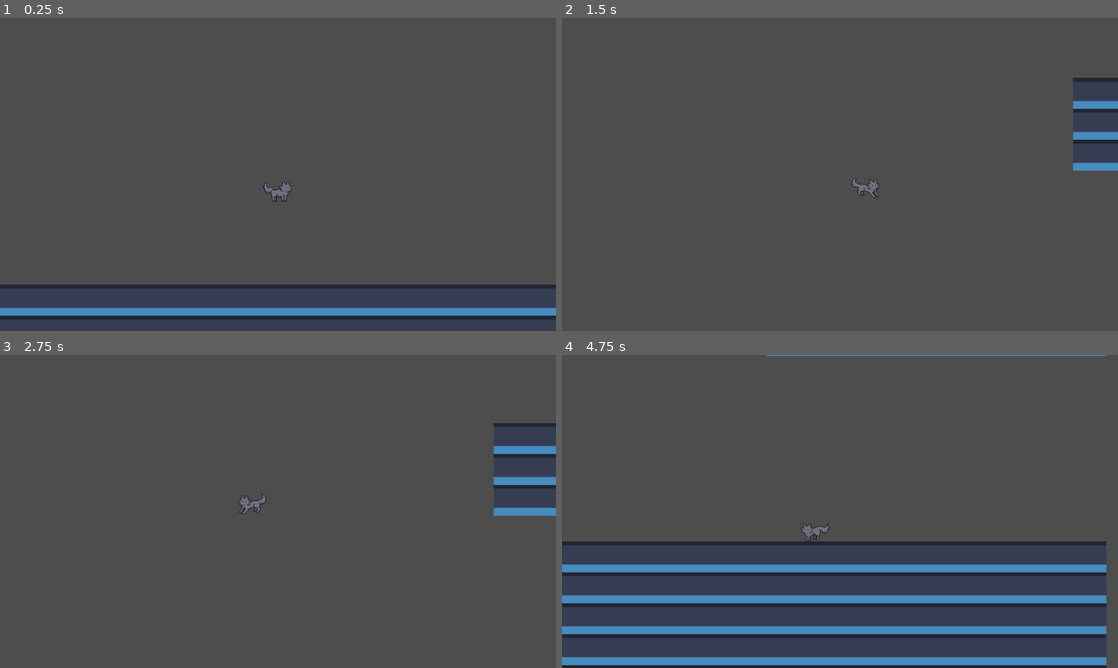
Above: before the commit, frames 1-4 (two rows, left to right).
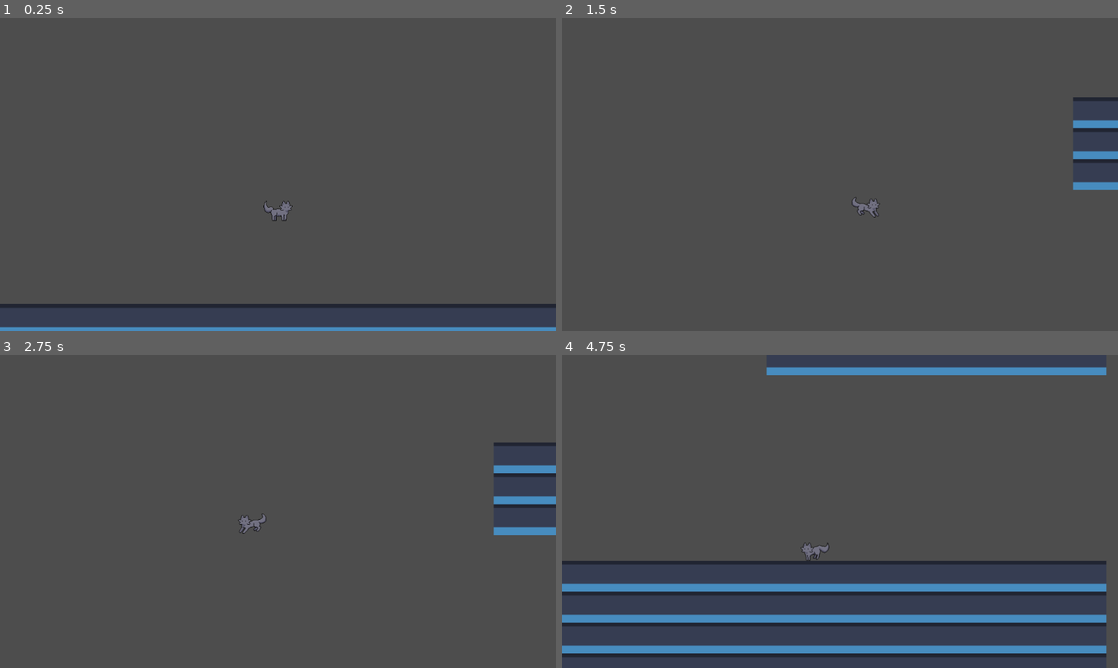
Above: after the commit, the same moments.

Repository: KennethGameDev/CatAdventure
Game: Godot game, scene res://Scenes/zone_1.tscn
Same seed, same stepped clock (60 frames per second), same inputs: the game is played once before the commit and once after it. The project has no main scene, so this scene is started directly. The engine's default icon, where the game draws it, is replaced by a stand-in: a white triangle on a blue panel in a dark square.
Inputs:
- Up to frame 1 (0.25 s): no input
- Up to frame 2 (1.5 s): hold D (move_right) from 0.53 s (still down); tap Space (jump) at 0.6, 0.77, 1.07, 1.35 s
- Up to frame 3 (2.75 s): tap Space (jump) at 1.52, 1.82, 2.1 s; release D (move_right) at 2.03 s; hold A (move_left) from 2.03 s (still down)
- Up to frame 4 (4.75 s): release A (move_left) at 2.78 s; hold D (move_right) 2.78-4.28 s; tap Space (jump) at 2.85, 3.02, 3.32, 3.6, 3.77, 4.07, 4.35, 4.52 s; hold A (move_left) from 4.28 s (still down)

The runs differ from the first frame. In frame 1, 8.1% of the frame differs, in the area x 0-100%, y 52-100%; in frame 2, 2.1%; in frame 3, 2.8%; in frame 4, 29%, in the area x 0-98%, y 0-100%.
Error after the commit: Cannot call method 'sample' on a null value. (res://Scripts/player_controller.gd:75)

Commit message:
Some random additions
Made three scenes for food items; good, neutral, and toxic. They are all the same with only a placeholder sprite and no functionality at all. Removed some code that shouldn't be used. Started a little camera controller function to move the camera slightly in the direction the player is moving for better visibility.

Diff:
--- /dev/null
+++ b/Assets/Other/player_camera_ease.tres
@@ -0,0 +1,5 @@
+[gd_resource type="Curve" format=3 uid="uid://scbebvvvb0sk"]
+
+[resource]
+_data = [Vector2(0, 0), 0.0, 1.0, 0, 1, Vector2(1, 1), 0.0, nan, 0, 1]
+point_count = 2
--- a/Scenes/cat.tscn
+++ b/Scenes/cat.tscn
@@ -23,6 +23,7 @@
 shape = SubResource("RectangleShape2D_gbyq6")
 
 [node name="Camera2D" type="Camera2D" parent="."]
+offset = Vector2(0, -20)
 zoom = Vector2(2, 2)
 limit_smoothed = true
 position_smoothing_enabled = true
--- /dev/null
+++ b/Scenes/good_food.tscn
@@ -0,0 +1,10 @@
+[gd_scene load_steps=2 format=3 uid="uid://7tla1frcur4y"]
+
+[ext_resource type="Texture2D" uid="uid://c12mx8wg5woi0" path="res://icon.svg" id="1_rcxvu"]
+
+[node name="Node2D" type="Node2D"]
+
+[node name="Sprite2D" type="Sprite2D" parent="."]
+modulate = Color(4.42803e-06, 0.716251, 0.482137, 1)
+scale = Vector2(0.25, 0.25)
+texture = ExtResource("1_rcxvu")
--- /dev/null
+++ b/Scenes/neutral_food.tscn
@@ -0,0 +1,10 @@
+[gd_scene load_steps=2 format=3 uid="uid://v5w1jx4rai4j"]
+
+[ext_resource type="Texture2D" uid="uid://c12mx8wg5woi0" path="res://icon.svg" id="1_f6fgd"]
+
+[node name="Node2D" type="Node2D"]
+
+[node name="Sprite2D" type="Sprite2D" parent="."]
+modulate = Color(4.42803e-06, 0.716251, 0.482137, 1)
+scale = Vector2(0.25, 0.25)
+texture = ExtResource("1_f6fgd")
--- /dev/null
+++ b/Scenes/toxic_food.tscn
@@ -0,0 +1,10 @@
+[gd_scene load_steps=2 format=3 uid="uid://dpuyepgq0q778"]
+
+[ext_resource type="Texture2D" uid="uid://c12mx8wg5woi0" path="res://icon.svg" id="1_rok7u"]
+
+[node name="Node2D" type="Node2D"]
+
+[node name="Sprite2D" type="Sprite2D" parent="."]
+modulate = Color(4.42803e-06, 0.716251, 0.482137, 1)
+scale = Vector2(0.25, 0.25)
+texture = ExtResource("1_rok7u")
--- a/Scripts/player_controller.gd
+++ b/Scripts/player_controller.gd
@@ -1,30 +1,29 @@
 extends CharacterBody2D
+
+@onready var animated_sprite_2d: AnimatedSprite2D = $AnimatedSprite2D
+@onready var camera_2d = $Camera2D
 
 # Exporting for easy testing. Convert back to consts once the movement is locked
 @export var speed: float = 300.0
 @export var jump_velocity: float = -600.0
-@onready var animated_sprite_2d: AnimatedSprite2D = $AnimatedSprite2D
-@onready var camera_2d = $Camera2D
+@export var look_ahead_distance_px: int = 0
+@export var camera_ease_curve: Curve
+var health: float = 100.0
+var direction: float = 0.0
 var jumping: bool = false
+var camera_offset_amount: float = 0.0
+var camera_move_done: bool = false
 
 
 func _physics_process(delta):
 	apply_gravity(delta)
 
-	# Handle jump.
-	if Input.is_action_just_pressed("jump") and is_on_floor():
-		velocity.y = jump_velocity
-		jumping = true
-		animated_sprite_2d.play("jump")
-
-	process_movement_input()
-
-	# NOT FUNCTIONAL YET
-	attempt_climb(delta)
-	# NOT FUNCTIONAL YET
-	attempt_mantle(delta)
+	process_input()
 
 	move_and_slide()
+
+	look_ahead(delta)
+
 
 func apply_gravity(delta) -> void:
 	# Add the gravity.
@@ -35,16 +34,23 @@
 			jumping = false
 			animated_sprite_2d.play("idle")
 
-func process_movement_input() -> void:
+
+func process_input() -> void:
+	# Handle jump.
+	if Input.is_action_just_pressed("jump") and is_on_floor():
+		velocity.y = jump_velocity
+		jumping = true
+		animated_sprite_2d.play("jump")
+
 	# Get the input direction and handle the movement/deceleration.
-	var direction = Input.get_axis("move_left", "move_right")
+	direction = Input.get_axis("move_left", "move_right")
 	if direction:
 		velocity.x = direction * speed
 		# Flip the sprite to face the direction of movement
 		if direction > 0:
-			animated_sprite_2d.flip_h = false
+			animated_sprite_2d.set_flip_h(false)
 		else:
-			animated_sprite_2d.flip_h = true
+			animated_sprite_2d.set_flip_h(true)
 		# Only play the move animation when not jumping
 		# BUG: the walking animation will continue when walking off a ledge because that is not a "jump"
 		# Solution: the flag should be changed from "jumping" to "airborne" and be set to true whenever
@@ -57,23 +63,17 @@
 		if not jumping:
 			animated_sprite_2d.play("idle")
 
-func attempt_mantle(delta) -> void:
-	if is_on_wall():
-		# If the cat's front paws can reach a ledge, it can pull itself up.
-		# So, if the cat's sprite is a certain amount higher than the ledge when it collides with a wall
-		# it will be pushed up and onto the ledge, simulating a mantle.
-		# We will need:
-			# The position at the top of the cat's sprite.
-			# The positions of the tiles the cat is colliding with.
-			# The position of the "ledge" (top corner of the platform).
-		pass
-
-func attempt_climb(delta) -> void:
-	if is_on_wall():
-		# Similar to mantling, but we don't care about the cat's height.
-		# If the cat is touching a climbable wall it sticks to that wall and slowly climbs
-		pass
-
-# Testing for the wall detection. Doesn't seem helpful yet...
-func _on_area_2d_body_entered(body):
-	print(body.get_collision_layer())
+var curve_sample_pos: float = 0.0
+func look_ahead(delta) -> void:
+	if not camera_move_done:
+		if curve_sample_pos < 1:
+			curve_sample_pos += delta
+			if curve_sample_pos > 1:
+				curve_sample_pos = 1
+				camera_move_done = true
+			if direction > 0:
+				camera_offset_amount += camera_ease_curve.sample(curve_sample_pos)
+			elif direction < 0:
+				camera_offset_amount -= camera_ease_curve.sample(curve_sample_pos)
+		else:
+			curve_sample_pos = 0
